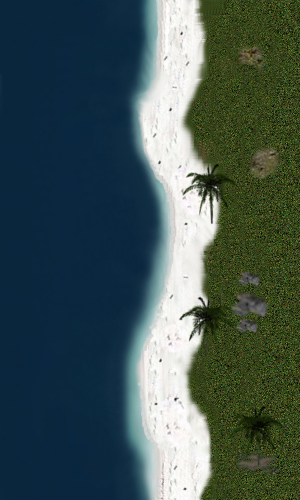
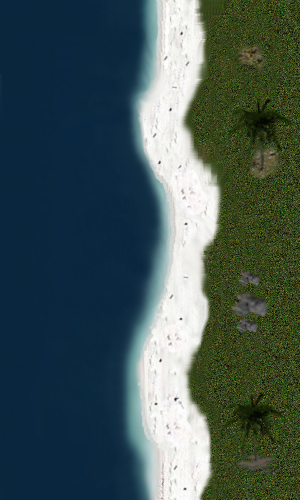
The second 300 x 500 image is a revision of the first. Changes to its layers:
painted on "Clipboard#2" over box(182, 98, 293, 225)
removed layer "Clipboard#1" over box(179, 296, 235, 357)
painted on "Clipboard" over box(222, 392, 286, 466)
